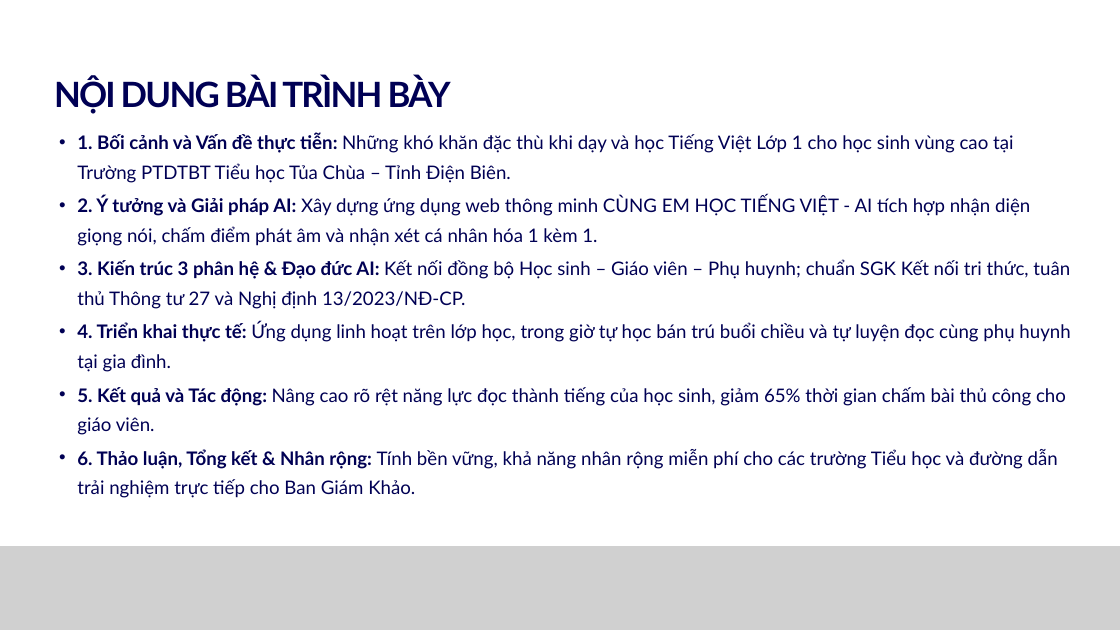
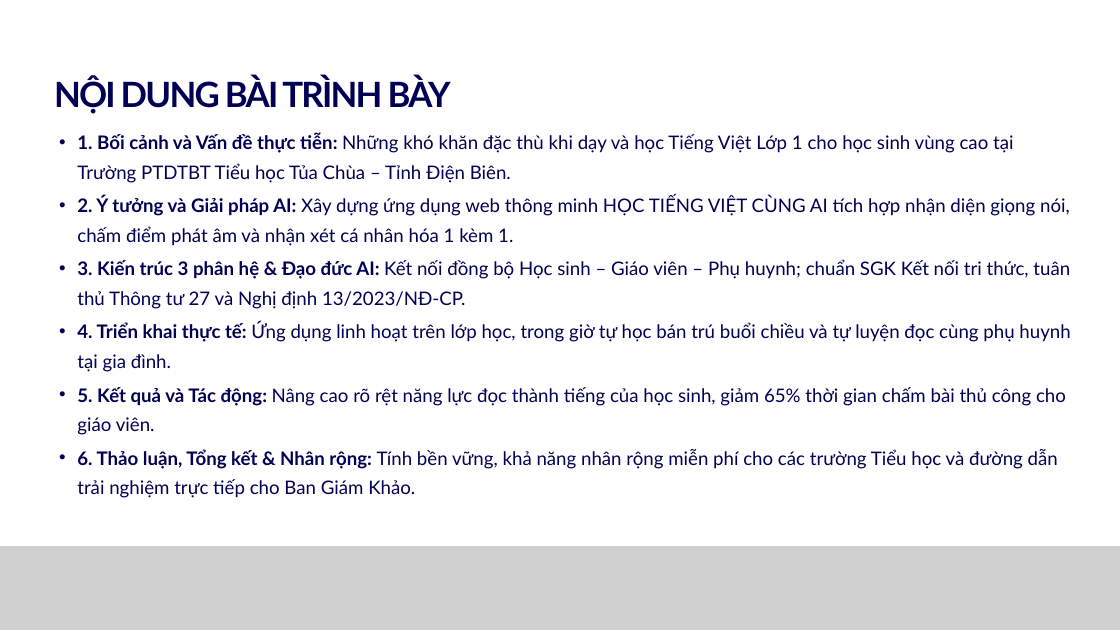
Before and after one commit to hienlinhthxn-del/H-c-Ti-ng-Vi-t-1-A2, a slide deck: slide 3 of public/CUNG_EM_HOC_TIENG_VIET_AI_Phan_Thi_Hien.pptx. Drawn at 1120x630 pixels with LibreOffice and Linux fonts; fonts in the diff are those of the drawing; grey boxes stand for pictures. Boxes give left, top, right and bottom in pixels: in the first picture for what was removed or moved away, otherwise in the second. Text is boxed around its words. In the diff, an @@ line names an element or a change of style, - is before the commit and + after.

```diff
--- a/public/CUNG_EM_HOC_TIENG_VIET_AI_Phan_Thi_Hien.pptx
+++ b/public/CUNG_EM_HOC_TIENG_VIET_AI_Phan_Thi_Hien.pptx
@@ text at (x1=77, y1=197, x2=1070, y2=246): text changed @@
-  • 2. Ý tưởng và Giải pháp AI: Xây dựng ứng dụng web thông minh CÙNG EM HỌC TIẾNG VIỆT - AI tích hợp nhận diện giọng nói, chấm điểm phát âm và nhận xét cá nhân hóa 1 kèm 1.
+  • 2. Ý tưởng và Giải pháp AI: Xây dựng ứng dụng web thông minh HỌC TIẾNG VIỆT CÙNG AI tích hợp nhận diện giọng nói, chấm điểm phát âm và nhận xét cá nhân hóa 1 kèm 1.
```
Also in this commit, not shown: 2 other slides changed, 4 other files.
